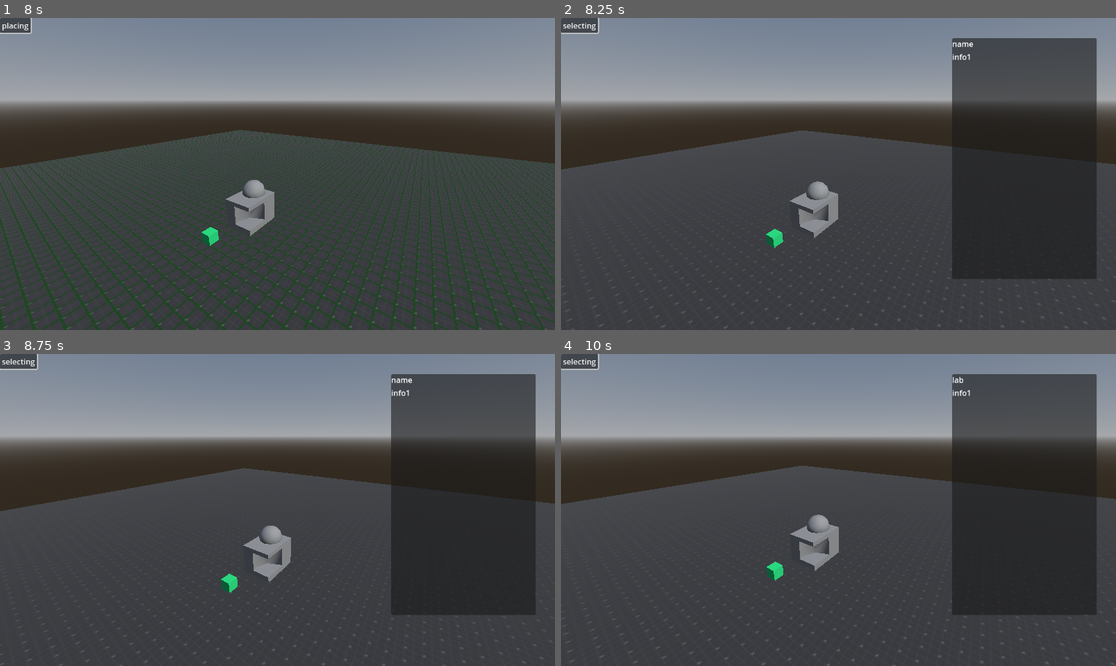
Above: before the commit, frames 1-4 (two rows, left to right).
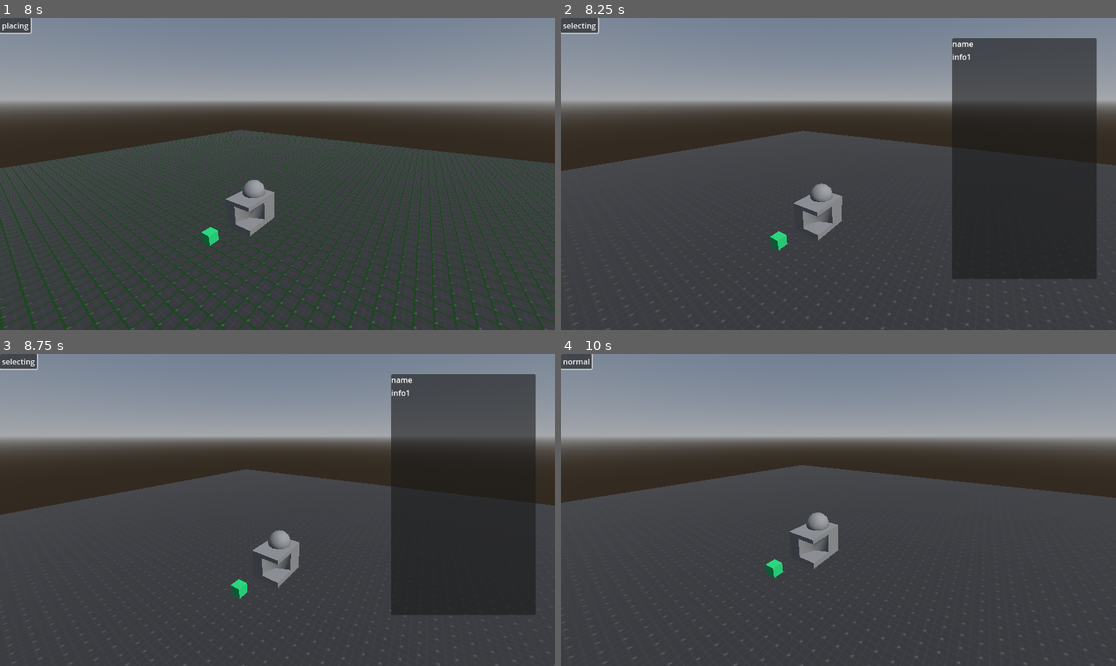
Above: after the commit, the same moments.

Repository: 0x5e8/mold-control
Game: Godot game, scene res://game.tscn
Two runs of this game, one before a commit and one after it. Both use one fixed random seed, a clock stepped at 60 frames per second and the inputs below.
Inputs (mouse positions are in pixels of both pictures, inside the frame that each line leads up to):
- Up to frame 1 (8 s): click "normal" at 0.5 s; click "placing" at 1.25 s; click "selecting" at 2 s; click "normal" at 2.75 s; click "placing" at 3.5 s; click "selecting" at 4.25 s; click "normal" at 5 s; click "placing" at 5.75 s; click "selecting" at 6.5 s; tap Enter at 7.25 s; move the mouse to (399, 158) at 7.27 s; click (399, 158) at 7.35 s
- Up to frame 2 (8.25 s): tap Space at 8 s; drag from (727, 189) to (810, 236) at 8.02 s
- Up to frame 3 (8.75 s): no input
- Up to frame 4 (10 s): move the mouse to (894, 441) at 8.77 s; click (894, 441) at 8.85 s; tap Enter at 9.5 s; drag from (810, 572) to (672, 463) at 9.52 s

Frame 1 is identical in both runs. In frame 2, 0.9% of the frame differs, in the area x 0-100%, y 36-100%; in frame 3, 1.6%; in frame 4, 16%, in the area x 0-100%, y 0-100%.

Commit message:
even more refactor

Diff:
--- a/mouse_controller.gd
+++ b/mouse_controller.gd
@@ -1,43 +1,26 @@
 extends Node
 
 var draggable = false
-
-@export var cam_weight = 0.2
 var target_pos: Vector3
 
 func _ready() -> void:
 	target_pos = %camera.global_position
 
 func _physics_process(delta: float) -> void:
-	%camera.global_position = lerp(%camera.global_position, target_pos, cam_weight)
+	%camera.global_position = lerp(%camera.global_position, target_pos, 0.4)
 
 func _unhandled_input(event: InputEvent) -> void:
 	if event is InputEventMouseButton:
 		if event.button_index == MOUSE_BUTTON_LEFT or event.button_index == MOUSE_BUTTON_MIDDLE:
 			draggable = event.pressed
 
+	if event is InputEventMouseMotion and draggable:
+		var mouse_dir = event.relative.normalized() / 2.0
+		target_pos -= (%camera.global_basis.x * mouse_dir.x) - (%camera.basis.y * mouse_dir.y)
+
 	if event is InputEventMouseButton and event.pressed:
 		match event.button_index:
-			MOUSE_BUTTON_LEFT:
-				pass
-			MOUSE_BUTTON_RIGHT:
-				pass
-			MOUSE_BUTTON_MIDDLE:
-				draggable = !draggable
 			MOUSE_BUTTON_WHEEL_DOWN:
-				if %camera.fov < 75:
-					%camera.fov += 5
-				else:
-					%camera.fov = 75
+				target_pos += %camera.global_basis.z * 2
 			MOUSE_BUTTON_WHEEL_UP:
-				if %camera.fov > 5:
-					%camera.fov -= 5
-				else:
-					%camera.fov = 5
-
-	if event is InputEventMouseMotion and draggable:
-		target_pos -= mouse_movement(event)
-
-func mouse_movement(event):
-	var mouse_dir = event.relative.normalized() / 3.0
-	return (%camera.global_basis.x * mouse_dir.x) - (%camera.basis.y * mouse_dir.y)
+				target_pos -= %camera.global_basis.z * 2
